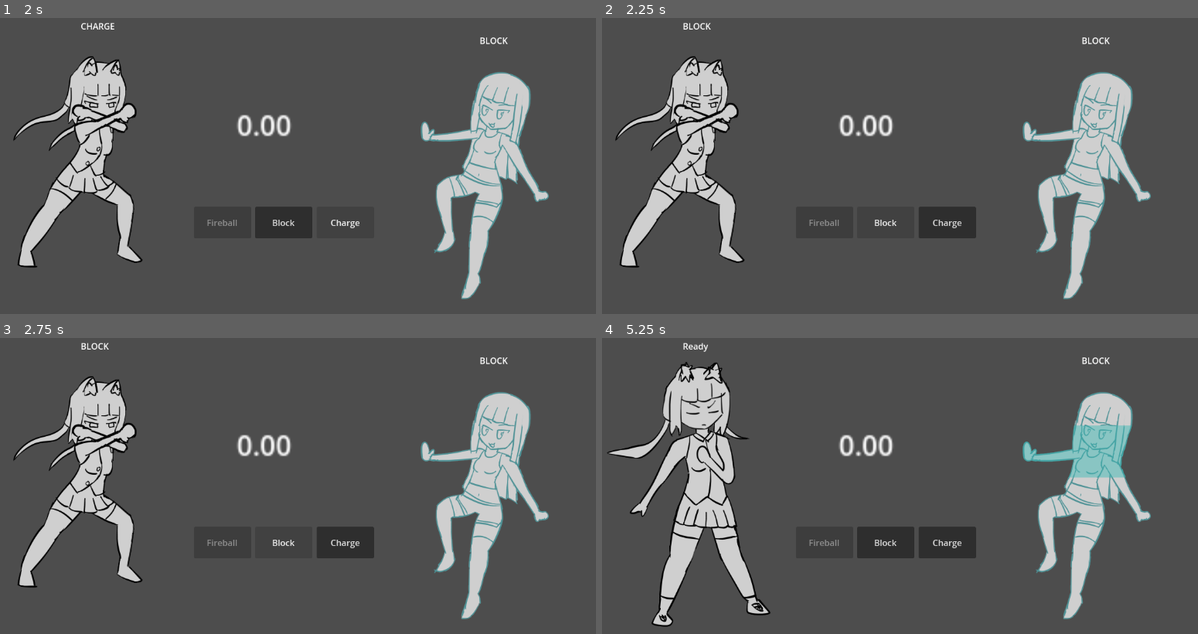
Above: before the commit, frames 1-4 (two rows, left to right).
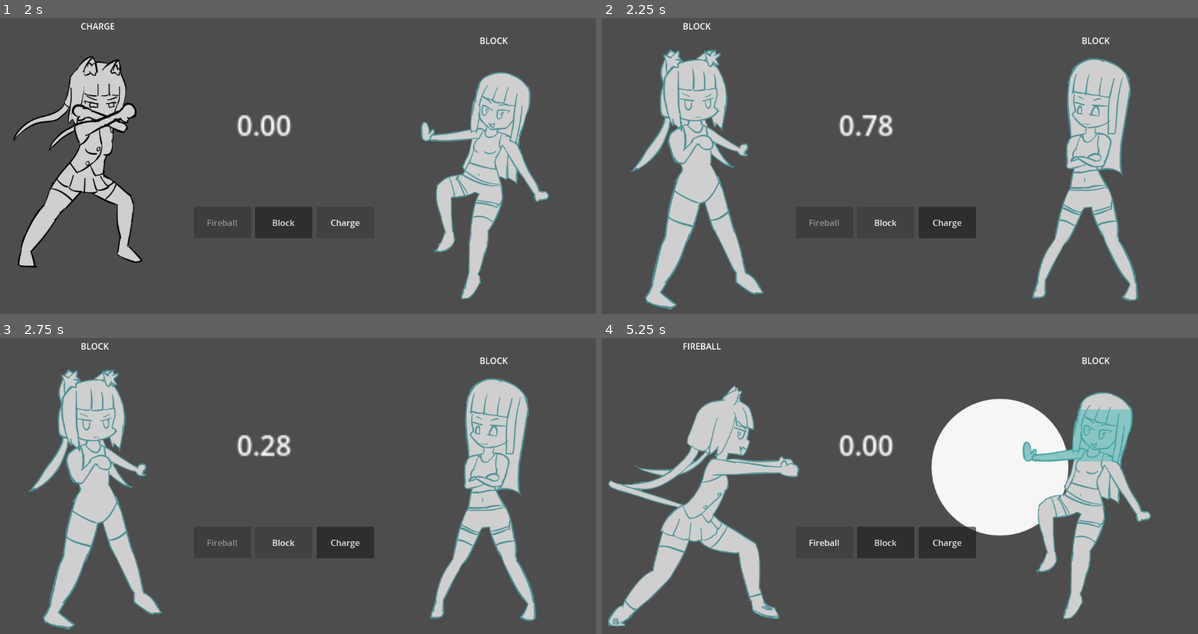
Above: after the commit, the same moments.

Repository: BeatMil/TobPaCharge
Game: Godot game, scene res://scenes/battle.tscn
The game is run twice, just before and just after one commit, with the same random seed, the same clock (stepped at 60 frames per second) and the same inputs.
Inputs (mouse positions are in pixels of both pictures, inside the frame that each line leads up to):
- Up to frame 1 (2 s): click "Block" at 0.5 s; click "Charge" at 1.25 s
- Up to frame 2 (2.25 s): click "Block" at 2 s
- Up to frame 3 (2.75 s): no input
- Up to frame 4 (5.25 s): click "Charge" at 2.75 s; click "Block" at 3.5 s; click (822, 542) at 4.25 s, where only the run after the commit has a clickable "Fireball"; click (822, 542) at 5 s, where only the run after the commit has a clickable "Fireball"

Frame 1 is identical in both runs. In frame 2, 13% of the frame differs, in the area x 2-93%, y 10-99%; in frame 3, 13%; in frame 4, 18%, in the area x 0-89%, y 1-98%.

Commit message:
Update resolve_time to 1 sec

Diff:
--- a/scripts/battle.gd
+++ b/scripts/battle.gd
@@ -3,7 +3,7 @@
 
 # configs
 var time_control:int = 1 ## seconds
-var resolve_time:int = 3 ## seconds
+var resolve_time:int = 1 ## seconds
 
 
 # signals
